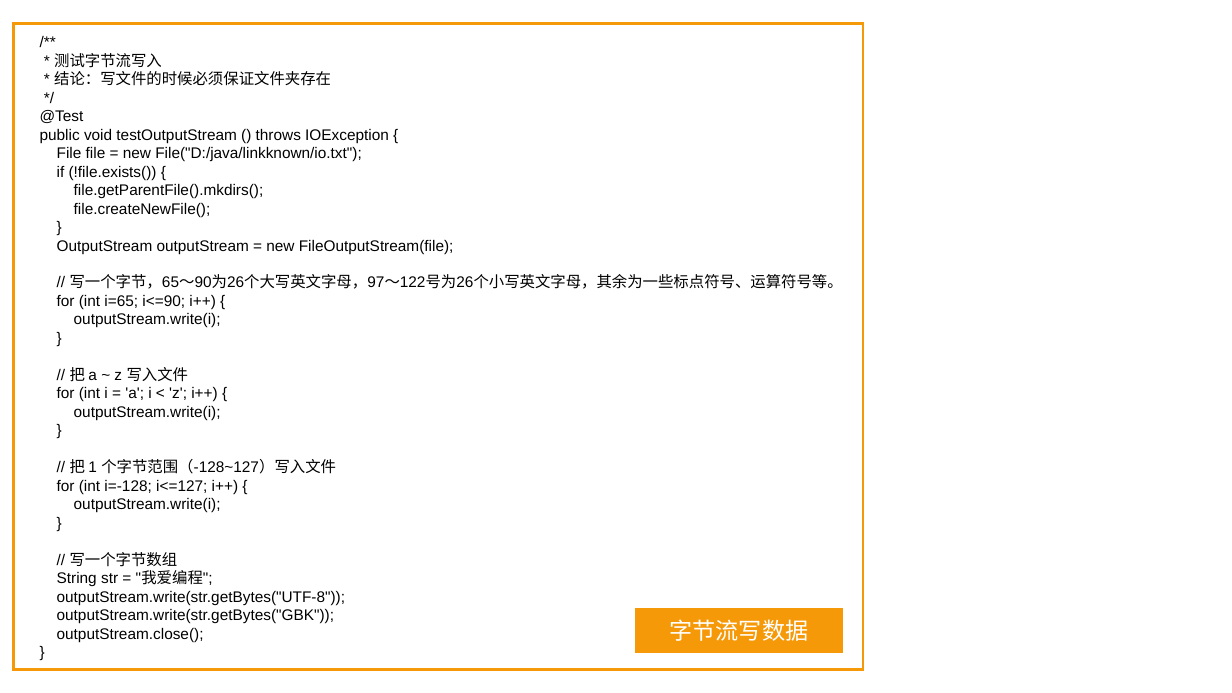
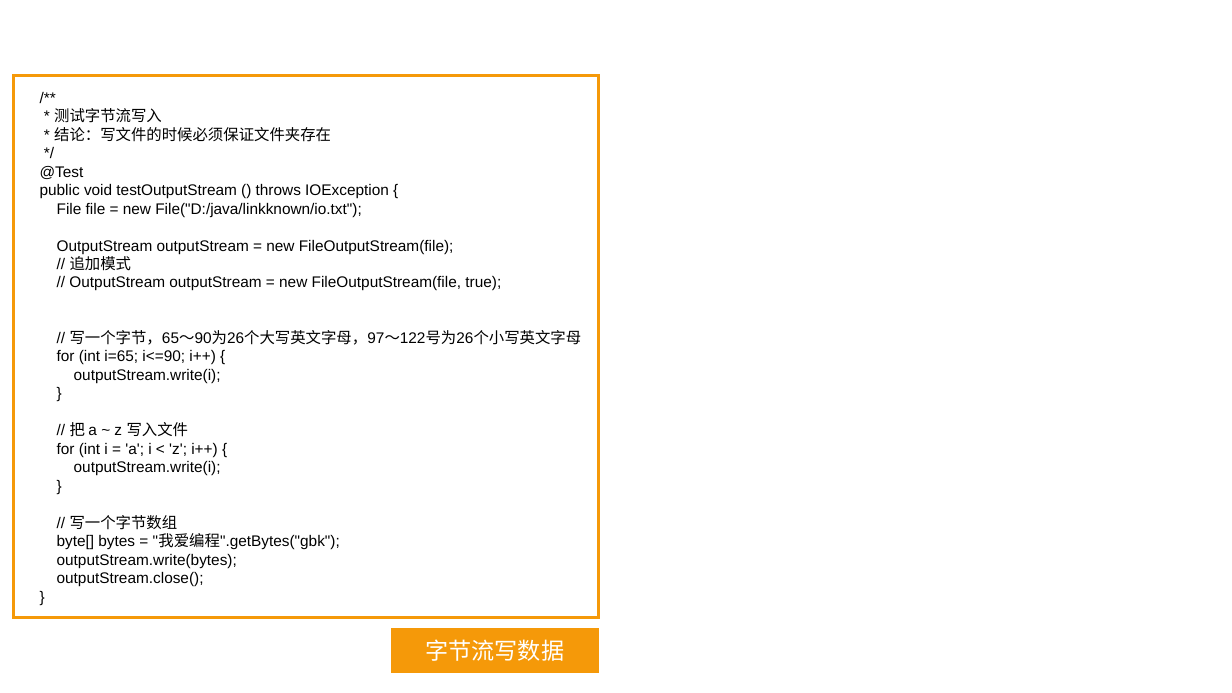
Before and after one commit to linkknown/PPT, a slide deck: slide 17 of 基础PPT/JavaSE进阶第三版/第6章：Java IO基础.pptx. Drawn at 1232x693 pixels with LibreOffice and Linux fonts; fonts in the diff are those of the drawing; background and template pictures are left out. Boxes give left, top, right and bottom in pixels: in the first picture for what was removed or moved away, otherwise in the second. Text is boxed around its words. In the diff, an @@ line names an element or a change of style, - is before the commit and + after.

```diff
--- a/基础PPT/JavaSE进阶第三版/第6章：Java IO基础.pptx
+++ b/基础PPT/JavaSE进阶第三版/第6章：Java IO基础.pptx
@@ rectangle "/**" resized from (x1=14, y1=23, x2=863, y2=670) to (x1=14, y1=76, x2=600, y2=617) @@
@@ text in rectangle at (x1=57, y1=166, x2=264, y2=217): paragraphs removed @@
-if (!file.exists()) {
-file.getParentFile().mkdirs();
-file.createNewFile();
-}
@@ text in rectangle at (x1=69, y1=256, x2=582, y2=345): text changed @@
-// 写一个字节，65～90为26个大写英文字母，97～122号为26个小写英文字母，其余为一些标点符号、运算符号等。
+// 追加模式
+// OutputStream outputStream = new FileOutputStream(file, true);
+// 写一个字节，65～90为26个大写英文字母，97～122号为26个小写英文字母
@@ text in rectangle at (x1=57, y1=459, x2=336, y2=513): paragraphs removed @@
-// 把 1 个字节范围（-128~127）写入文件
-for (int i=-128; i<=127; i++) {
-outputStream.write(i);
-}
@@ text in rectangle at (x1=57, y1=534, x2=340, y2=568): text changed @@
-String str = "我爱编程";
-outputStream.write(str.getBytes("UTF-8"));
-outputStream.write(str.getBytes("GBK"));
+byte[] bytes = "我爱编程".getBytes("gbk");
+outputStream.write(bytes);
@@ rectangle "字节流写数据" moved from (x1=634, y1=607, x2=844, y2=653) to (x1=390, y1=628, x2=600, y2=674) @@
```
Also in this commit, not shown: 12 other slides changed, 2 slides added, 1 slide removed, 12 other files.
